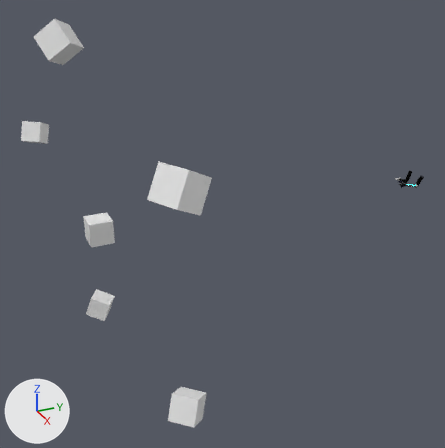
The Blender file ProtoPistolEquestrian.blend: old version first, new version second.
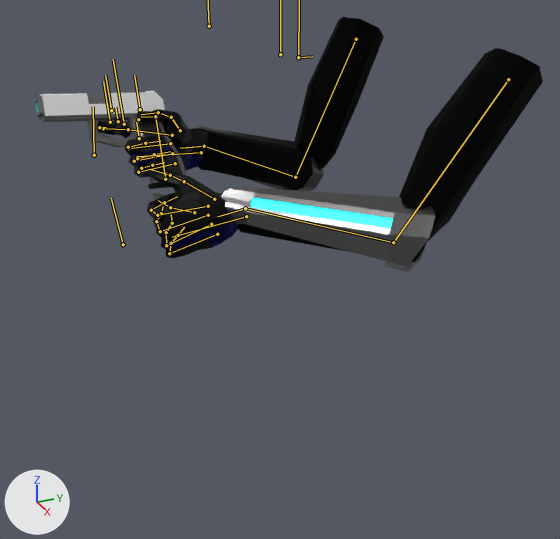
Old and new are each drawn whole from a 50 mm camera at (46.93, -42.2, 21.87) aimed at (0.61, -21.35, -1.29) and again close up from a 50 mm camera at (4.63, -2.22, 0.84) aimed at (-0.11, -0.08, -1.53). The axes (+X, +Y, +Z) are drawn at lower left. The lights are the same throughout. Both versions are drawn at frame 43 of the action 'ReloadTactical'; the numbers are the values there. The bones that bend it are drawn over the model as lines in the close-ups.

In view in the first close-up: 'Hand', 'ProtoPistol'.
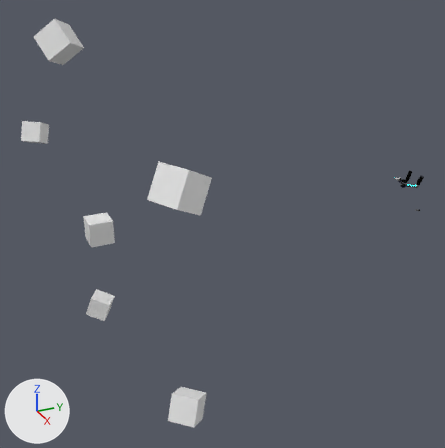
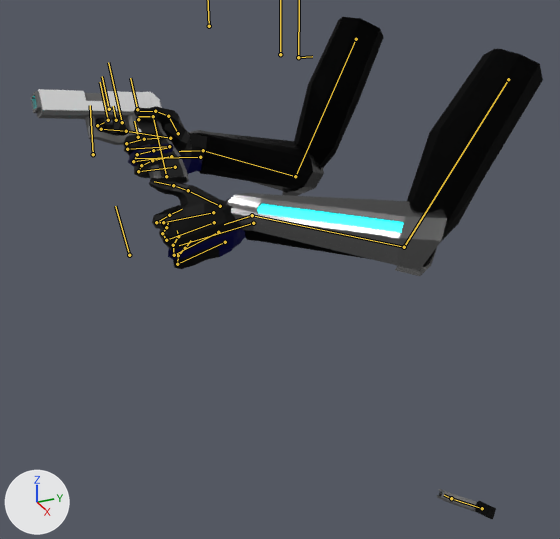
Boxes [x1, y1, x2, y2] around the edits, measured in the close-ups (560 x 539 px):
'Hand', posed
    before: [97, 17, 543, 272]
    after: [95, 17, 543, 276]
'ProtoPistol', posed
    before: [33, 91, 187, 203]
    after: [30, 89, 496, 519]
bone 'Hand.L', root to tip
    before: (246, 216) to (172, 237)
    after: (253, 223) to (179, 245)
bone 'Controller', root to tip
    before: (124, 124) to (113, 59)
    after: (122, 122) to (108, 62)
bone 'Mag2', root to tip
    before: (194, 212) to (170, 207)
    after: (482, 508) to (451, 498)

The change in detail:
Bone 'Hand.L' (bone_hand_l) moves from (0.546, 0.204, -0.247) to (0.579, 0.19, -0.353).
Bone 'Controller' (bone_controller) moves from (-0.153, -0.433, 0.084) to (-0.154, -0.423, 0.096).
Bone 'Controller' (bone_controller) turns from (-1, 14, 24) to (0, 15, 35) degrees about its own x, y and z.
Bone 'Mag2' (bone_mag2) moves from (0.561, -1.004, -0.278) to (1.931, -4.192, -2.416).
